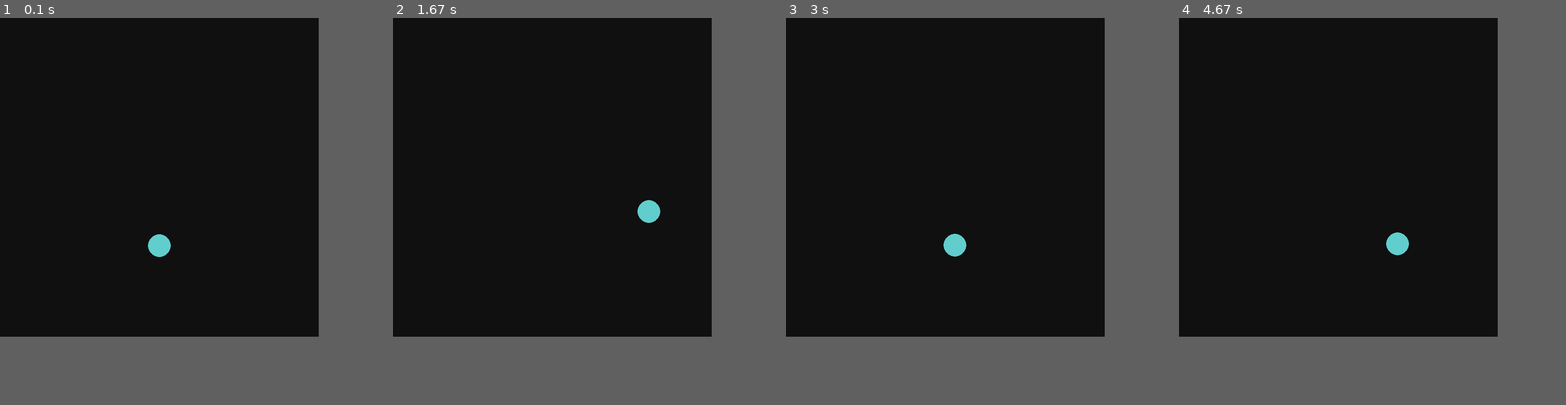
Above: before the commit, frames 1-4 (left to right).
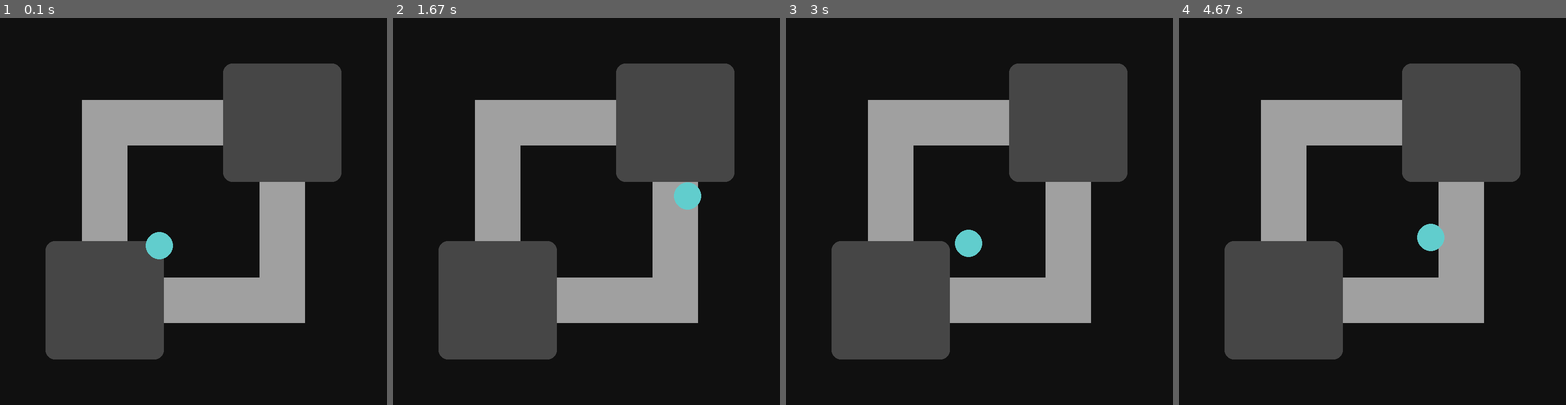
Above: after the commit, the same moments.

Repository: tomosii/marl-robots-2d
Game: pygame game, started from envs/pygame_test.py
The game is run twice, just before and just after one commit, with the same random seed, the same clock (stepped at 60 frames per second) and the same inputs.
Inputs:
- Up to frame 1 (0.1 s): no input
- Up to frame 2 (1.67 s): hold Right 0.33-0.8 s; hold Up 0.83-1.13 s; hold Right 1.17-1.63 s
- Up to frame 3 (3 s): hold Left 1.67-2.2 s; hold Down 2.23-2.53 s; hold Left 2.57-2.97 s
- Up to frame 4 (4.67 s): hold Up 3-3.37 s; hold Right 3.4-4.03 s; hold Down 4.07-4.43 s; hold Left from 4.47 s (still down)
The window is 700x700 before the commit and 850x850 after it. Grey fills any space a smaller window leaves; there, only what the larger window draws over its background counts as a difference.

The runs differ from the first frame. In frame 1, 33% of the frame differs, in the area x 11-89%, y 11-89%; in frame 2, 33%; in frame 3, 33%; in frame 4, 34%.

Commit message:
corridors

Diff:
--- a/envs/pygame_test.py
+++ b/envs/pygame_test.py
@@ -1,24 +1,83 @@
+from enum import Enum
 import pygame
 import sys
 from pygame import gfxdraw
 
 pygame.init()
 
-WIDTH = 800
-HEIGHT = 800
-AGENT_SIZE = 50
+WIDTH = 850
+HEIGHT = 850
+OFFSET = 100
+
+AGENT_SIZE = 60
+ROOM_SIZE = 260
+CORRIDOR_WIDTH = AGENT_SIZE + 40
 
 BG_COLOR = (16, 16, 16)
 AGENT_BLUE = (97, 205, 205)
+ROOM_COLOR = (70, 70, 70)
+CORRIDOR_COLOR = (160, 160, 160)
 
 FPS = 60
 
 ACC = 0.5
-FRIC = -0.12
+FRIC = -0.08
+MAX_SPEED = 6
 
-screen = pygame.display.set_mode([700, 700])
+screen = pygame.display.set_mode([WIDTH, HEIGHT])
 pygame.display.set_caption("Pygame Test")
 clock = pygame.time.Clock()
+
+
+class CorridorOrientation(Enum):
+    HORIZONTAL = 0
+    VERTICAL = 1
+
+
+class CorridorPosition(Enum):
+    TOPLEFT = 0
+    BOTTOMRIGHT = 1
+
+
+class Room(pygame.sprite.Sprite):
+    def __init__(self, center_x, center_y):
+        super().__init__()
+        self.image = pygame.Surface([ROOM_SIZE, ROOM_SIZE], pygame.SRCALPHA)
+
+        pygame.draw.rect(self.image, ROOM_COLOR, [
+                         0, 0, ROOM_SIZE, ROOM_SIZE], 0, 20)
+
+        self.rect = self.image.get_rect()
+        self.rect.center = (center_x, center_y)
+
+
+class Corridor(pygame.sprite.Sprite):
+    def __init__(self, start, end, orientation, position):
+        super().__init__()
+        if orientation == CorridorOrientation.HORIZONTAL:
+            width = end[0] - start[0] - ROOM_SIZE // 2 + CORRIDOR_WIDTH // 2
+            height = CORRIDOR_WIDTH
+            if position == CorridorPosition.TOPLEFT:
+                left = start[0] - CORRIDOR_WIDTH // 2
+                top = end[1] - CORRIDOR_WIDTH // 2
+            else:
+                left = start[0] + ROOM_SIZE // 2
+                top = start[1] - CORRIDOR_WIDTH // 2
+        else:
+            width = CORRIDOR_WIDTH
+            height = end[1] - start[1] - ROOM_SIZE // 2 + CORRIDOR_WIDTH // 2
+            if position == CorridorPosition.TOPLEFT:
+                left = end[0] - CORRIDOR_WIDTH // 2
+                top = start[1] - CORRIDOR_WIDTH // 2
+            else:
+                left = start[0] - CORRIDOR_WIDTH // 2
+                top = start[1] + ROOM_SIZE // 2
+        self.image = pygame.Surface([width, height], pygame.SRCALPHA)
+
+        self.rect = pygame.draw.rect(self.image, CORRIDOR_COLOR, [
+            0, 0, width, height], 0, 0)
+        self.rect.left = left
+        self.rect.top = top
 
 
 class Agent(pygame.sprite.Sprite):
@@ -49,6 +108,11 @@
 
         self.acc += self.vel * FRIC
         self.vel += self.acc
+
+        if self.vel.length() > MAX_SPEED:
+            self.vel.scale_to_length(MAX_SPEED)
+
+        # x = v0t + 1/2at^2
         self.pos += self.vel + 0.5 * self.acc
 
         if self.pos.y > HEIGHT - AGENT_SIZE // 2:
@@ -68,7 +132,20 @@
 
 
 agent1 = Agent()
-all_sprites = pygame.sprite.Group(agent1)
+room1 = Room(OFFSET + ROOM_SIZE // 2, HEIGHT - ROOM_SIZE // 2 - OFFSET)
+room2 = Room(WIDTH - ROOM_SIZE // 2 - OFFSET, OFFSET + ROOM_SIZE // 2)
+corridor1 = Corridor(room1.rect.center, room2.rect.center,
+                     CorridorOrientation.HORIZONTAL, CorridorPosition.TOPLEFT)
+corridor2 = Corridor(room2.rect.center, room1.rect.center,
+                     CorridorOrientation.VERTICAL, CorridorPosition.TOPLEFT)
+corridor3 = Corridor(room1.rect.center, room2.rect.center,
+                     CorridorOrientation.HORIZONTAL, CorridorPosition.BOTTOMRIGHT)
+corridor4 = Corridor(room2.rect.center, room1.rect.center,
+                     CorridorOrientation.VERTICAL, CorridorPosition.BOTTOMRIGHT)
+
+
+all_sprites = pygame.sprite.Group(
+    room1, room2, corridor1, corridor2, corridor3, corridor4, agent1)
 
 running = True
 while running:
